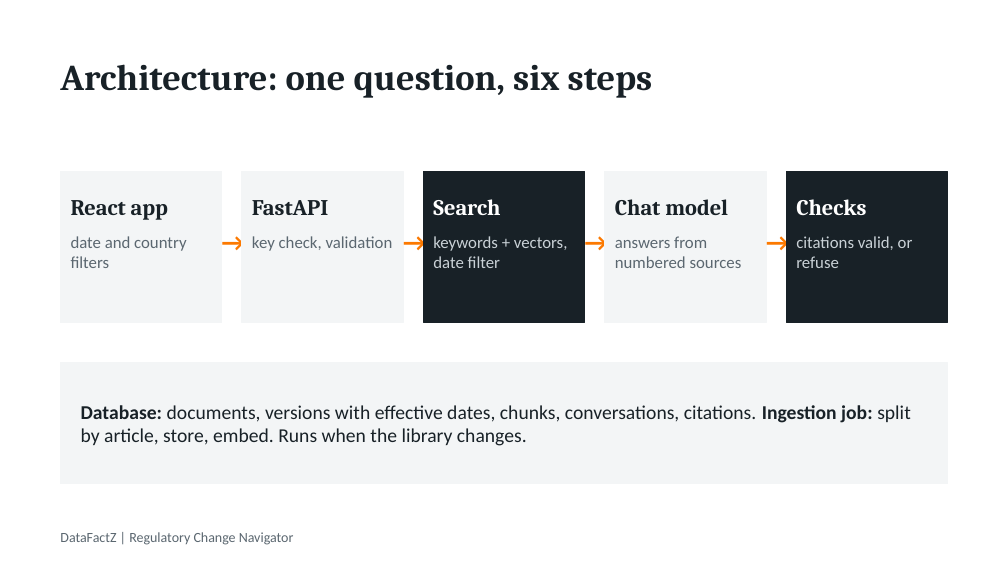
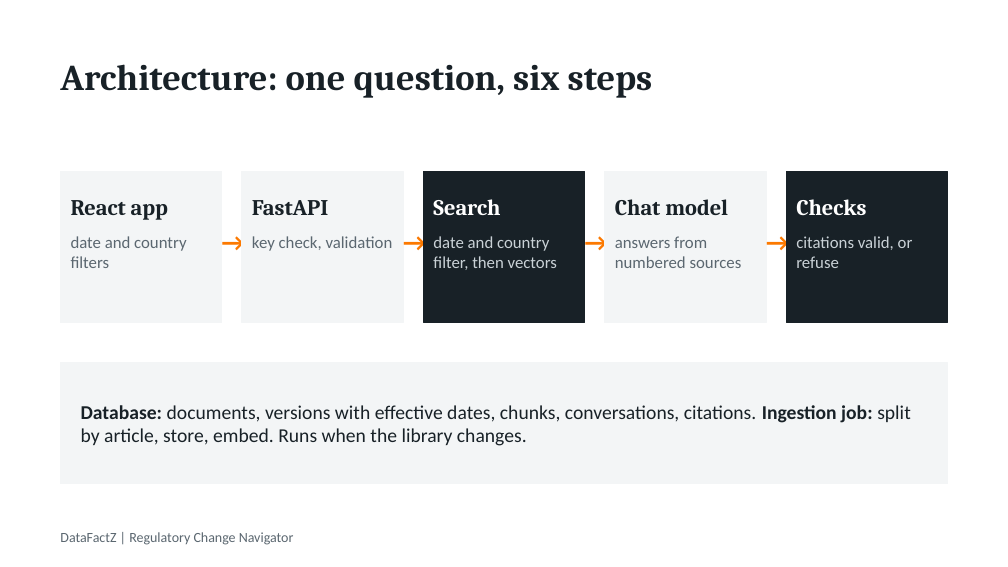
Before and after one commit to NeelimaPopuri/ai-engineer-intern-project, a slide deck: slide 4 of uc1-rag-chatbot/docs/uc1-deck.pptx. Drawn at 1008x567 pixels with LibreOffice and Linux fonts; fonts in the diff are those of the drawing. Boxes give left, top, right and bottom in pixels: in the first picture for what was removed or moved away, otherwise in the second. Text is boxed around its words. In the diff, an @@ line names an element or a change of style, - is before the commit and + after.

```diff
--- a/uc1-rag-chatbot/docs/uc1-deck.pptx
+++ b/uc1-rag-chatbot/docs/uc1-deck.pptx
@@ text at <box>433,236,557,270</box>: text changed @@
-keywords + vectors, date filter
+date and country filter, then vectors
```
Also in this commit, not shown: 5 other slides changed, 15 other files.
